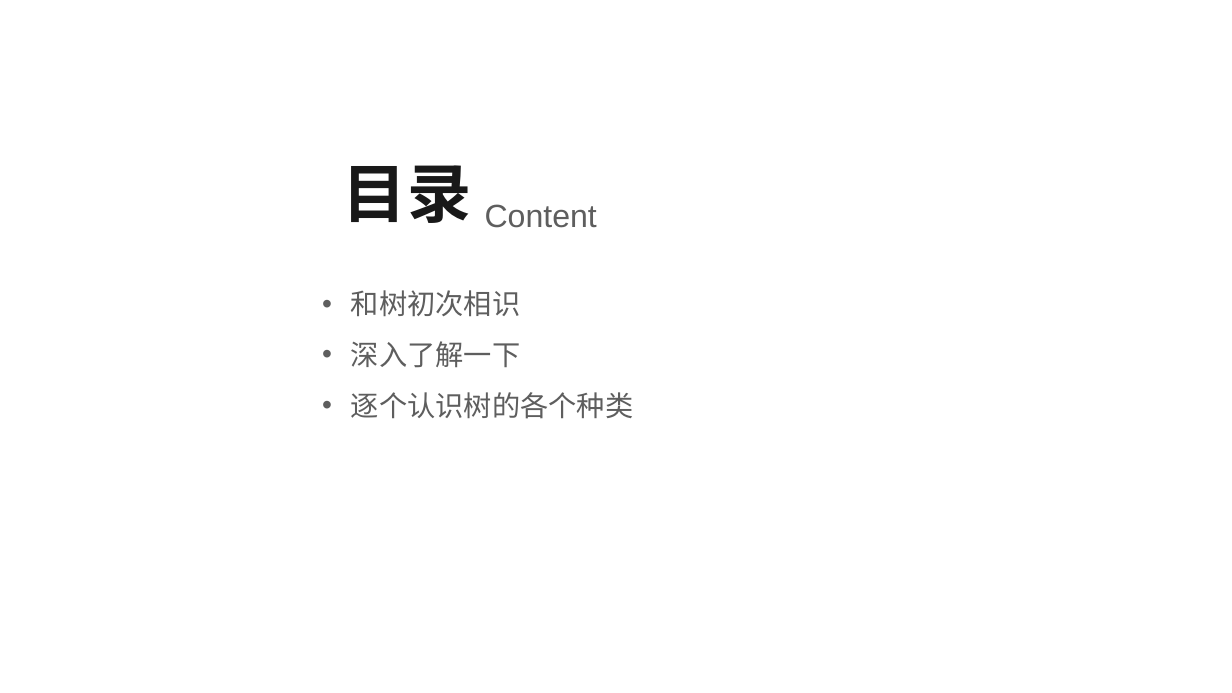
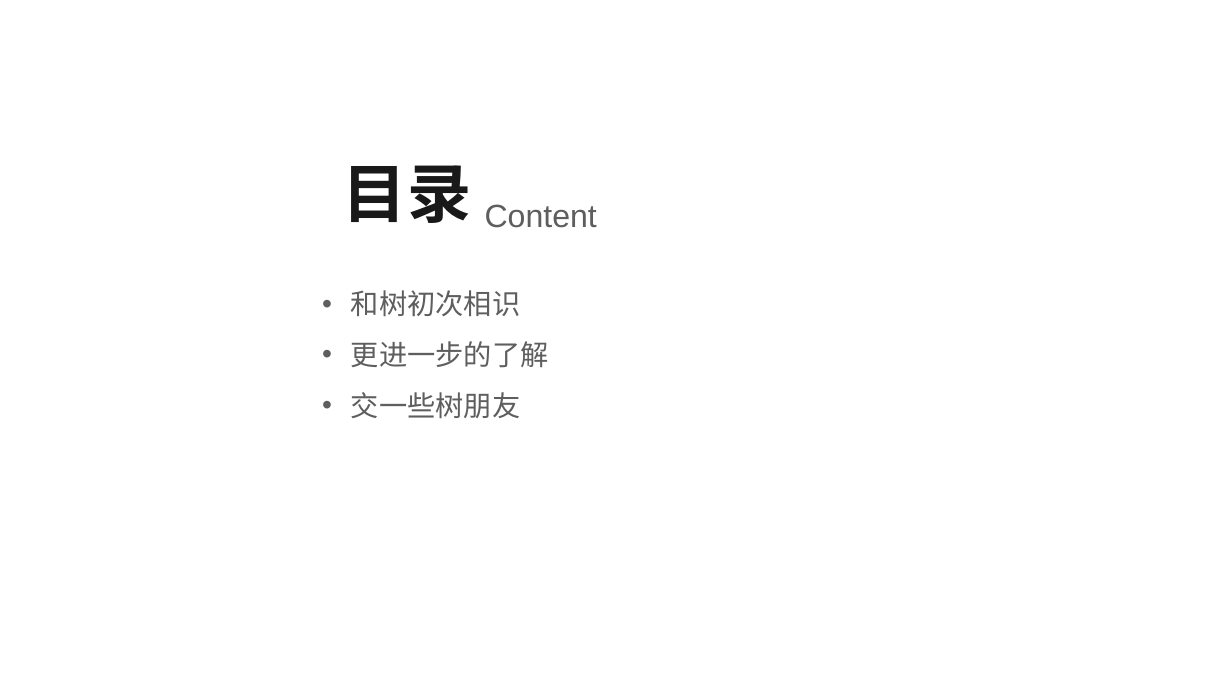
Before and after one commit to ainilili/data-structure-trees-demo, a slide deck: slide 2 of 数据结构之树.pptx. Drawn at 1232x693 pixels with LibreOffice and Linux fonts; fonts in the diff are those of the drawing; background and template pictures are left out. Boxes give left, top, right and bottom in pixels: in the first picture for what was removed or moved away, otherwise in the second. Text is boxed around its words. In the diff, an @@ line names an element or a change of style, - is before the commit and + after.

Commit message:
update

```diff
--- a/数据结构之树.pptx
+++ b/数据结构之树.pptx
@@ text at <box>351,341,549,418</box>: text changed @@
-• 深入了解一下
-• 逐个认识树的各个种类
+• 更进一步的了解
+• 交一些树朋友
```
Also in this commit, not shown: 1 other slide changed, 32 slides added, 12 slides removed.
